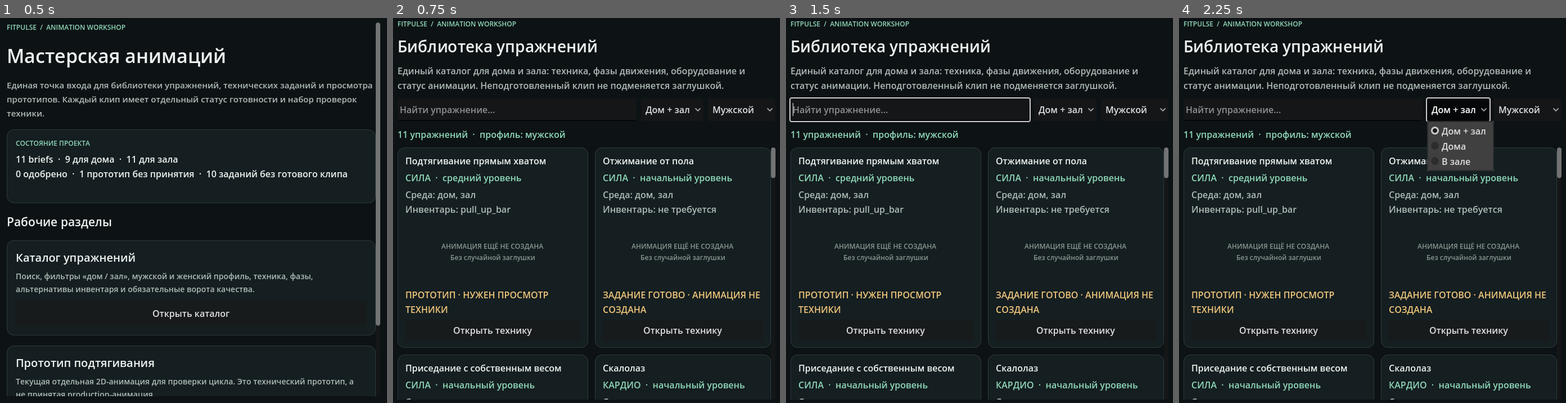
Above: before the commit, frames 1-4 (left to right).
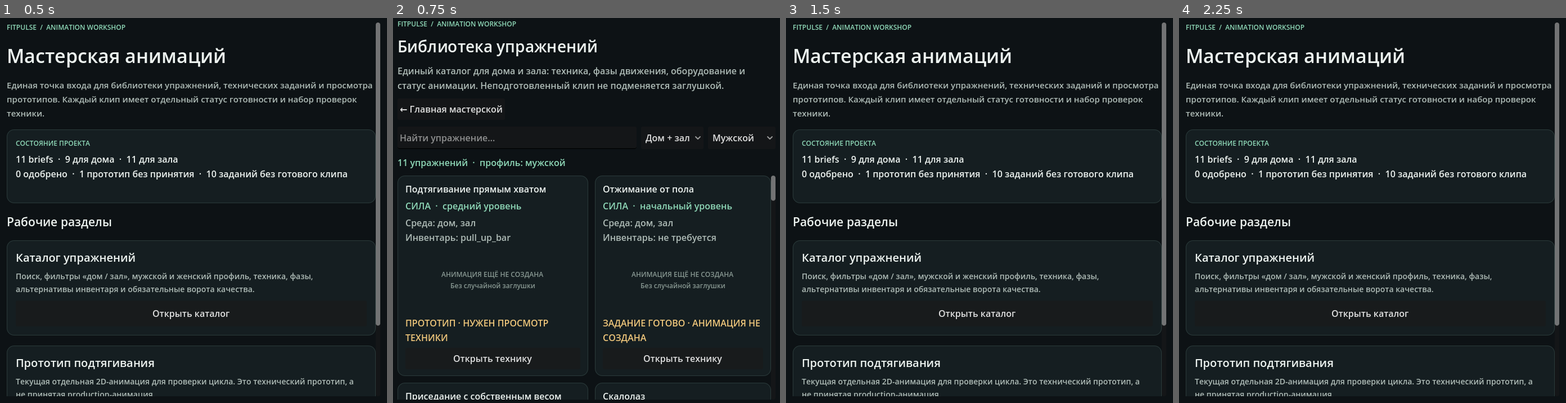
Above: after the commit, the same moments.

Repository: simaklaw/fitpulse-godot-animation-studio
Game: Godot game, scene res://scenes/workshop_home.tscn
Same seed, same stepped clock (60 frames per second), same inputs: the game is played once before the commit and once after it.
Inputs (mouse positions are in pixels of both pictures, inside the frame that each line leads up to):
- Up to frame 1 (0.5 s): no input
- Up to frame 2 (0.75 s): click "Открыть каталог" at 0.5 s
- Up to frame 3 (1.5 s): click (844, 110) at 1.25 s, where only the run after the commit has a clickable "← Главная мастерской"
- Up to frame 4 (2.25 s): click (1457, 110) at 2 s, where only the run before the commit has a clickable "Дом + зал"

Frame 1 is identical in both runs. In frame 2, 11% of the frame differs, in the area x 1-99%, y 22-100%; in frame 3, 16%; in frame 4, 17%, in the area x 1-99%, y 0-100%.

Commit message:
feat(godot): add home navigation to exercise catalog

Diff:
--- a/scripts/exercise_catalog_preview.gd
+++ b/scripts/exercise_catalog_preview.gd
@@ -63,6 +63,15 @@
     intro.autowrap_mode = TextServer.AUTOWRAP_WORD_SMART
     intro.add_theme_color_override("font_color", Color("#aebbb6"))
     page.add_child(intro)
+
+    var nav := HBoxContainer.new()
+    nav.add_theme_constant_override("separation", 8)
+    page.add_child(nav)
+    var home_button := Button.new()
+    home_button.text = "← Главная мастерской"
+    home_button.custom_minimum_size = Vector2(190, 38)
+    home_button.pressed.connect(_open_workshop_home)
+    nav.add_child(home_button)
 
     var filters := HBoxContainer.new()
     filters.add_theme_constant_override("separation", 8)
@@ -413,6 +422,12 @@
     _append_bullets("Обязательные ворота качества", exercise.get("quality_gates", []))
 
 
+func _open_workshop_home() -> void:
+    var error := get_tree().change_scene_to_file("res://scenes/workshop_home.tscn")
+    if error != OK:
+        push_error("Could not open workshop home; error code: %d" % error)
+
+
 func _open_pull_up_preview() -> void:
     var error := get_tree().change_scene_to_file("res://scenes/pull_up_preview.tscn")
     if error != OK:
